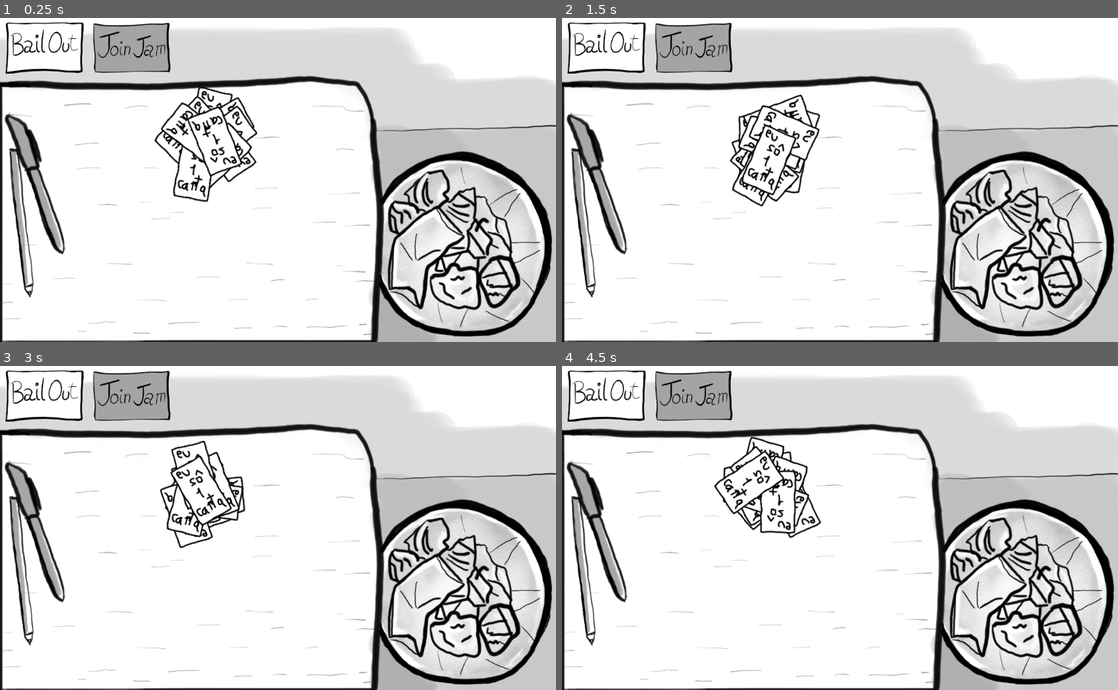
Above: before the commit, frames 1-4 (two rows, left to right).
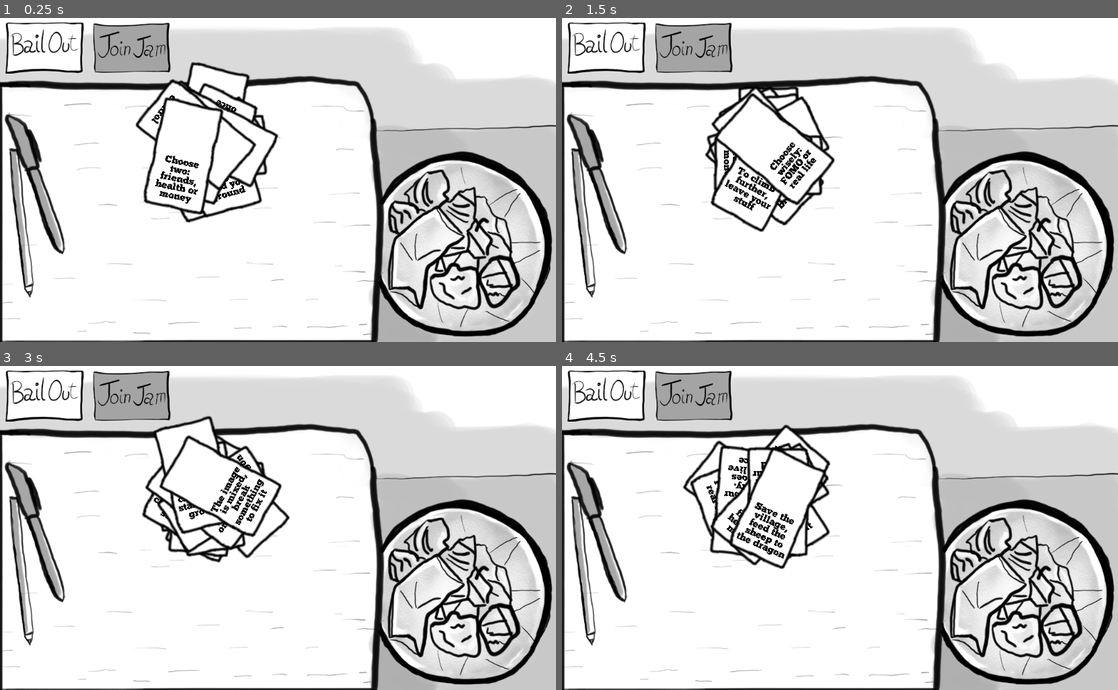
Above: after the commit, the same moments.

Repository: brocoli/ld43
Game: Godot game, scene res://scene/Main.tscn
Two runs of this game, one before a commit and one after it. Both use one fixed random seed, a clock stepped at 60 frames per second and the inputs below.
Inputs (mouse positions are in pixels of both pictures, inside the frame that each line leads up to):
- Up to frame 1 (0.25 s): no input
- Up to frame 2 (1.5 s): click (606, 47) at 0.5 s; click (1051, 47) at 1.25 s
- Up to frame 3 (3 s): click (44, 395) at 2 s; click (489, 395) at 2.75 s
- Up to frame 4 (4.5 s): click (606, 395) at 3.5 s; click (1051, 395) at 4.25 s

The runs differ from the first frame. In frame 1, 4.5% of the frame differs, in the area x 24-51%, y 13-64%; in frame 2, 4.0%; in frame 3, 4.3%; in frame 4, 4.3%.

Commit message:
Rudimentary card labels

Diff:
--- a/scene/Card.tscn
+++ b/scene/Card.tscn
@@ -1,14 +1,23 @@
-[gd_scene load_steps=4 format=2]
+[gd_scene load_steps=6 format=2]
 
 [ext_resource path="res://scene/Card.gd" type="Script" id=1]
 [ext_resource path="res://art/card.png" type="Texture" id=2]
+[ext_resource path="res://font/Chunkfive.otf" type="DynamicFontData" id=3]
 
 [sub_resource type="RectangleShape2D" id=1]
 
 custom_solver_bias = 0.0
 extents = Vector2( 31.8622, 57.2465 )
 
-[node name="Card" type="RigidBody2D" groups=[
+[sub_resource type="DynamicFont" id=2]
+
+size = 18
+use_mipmaps = false
+use_filter = false
+font_data = ExtResource( 3 )
+_sections_unfolded = [ "Extra Spacing", "Font", "Resource", "Settings" ]
+
+[node name="Card" type="RigidBody2D" index="0" groups=[
 "is_card",
 ]]
 
@@ -33,11 +42,42 @@
 script = ExtResource( 1 )
 _sections_unfolded = [ "Angular", "Applied Forces", "Collision", "Linear", "Material", "Pickable", "Transform", "Visibility", "Z Index" ]
 
-[node name="Sprite" type="Sprite" parent="." index="0"]
-
-texture = ExtResource( 2 )
-
-[node name="CollisionShape2D" type="CollisionShape2D" parent="." index="1"]
+[node name="CollisionShape2D" type="CollisionShape2D" parent="." index="0"]
 
 shape = SubResource( 1 )
 _sections_unfolded = [ "Material", "Transform", "Visibility", "Z Index" ]
+
+[node name="Sprite" type="Sprite" parent="." index="1"]
+
+texture = ExtResource( 2 )
+_sections_unfolded = [ "Material", "Offset", "Region", "Transform", "Visibility", "Z Index" ]
+
+[node name="IdeaLabel" type="Label" parent="." index="2"]
+
+modulate = Color( 0, 0, 0, 1 )
+self_modulate = Color( 0, 0, 0, 1 )
+anchor_left = 0.0
+anchor_top = 0.0
+anchor_right = 0.0
+anchor_bottom = 0.0
+margin_left = -49.0
+margin_right = 49.0
+margin_bottom = 90.0
+rect_pivot_offset = Vector2( 0, 0 )
+rect_clip_content = false
+mouse_filter = 2
+mouse_default_cursor_shape = 0
+size_flags_horizontal = 1
+size_flags_vertical = 4
+custom_fonts/font = SubResource( 2 )
+custom_constants/line_spacing = -3
+custom_constants/shadow_offset_y = 0
+custom_constants/shadow_as_outline = 0
+align = 1
+valign = 1
+autowrap = true
+clip_text = true
+percent_visible = 1.0
+lines_skipped = 0
+max_lines_visible = -1
+_sections_unfolded = [ "Anchor", "Focus", "Grow Direction", "Hint", "Margin", "Material", "Mouse", "Rect", "Theme", "Visibility", "custom_colors", "custom_constants", "custom_fonts", "custom_styles" ]
--- a/scene/CardHandler.gd
+++ b/scene/CardHandler.gd
@@ -6,21 +6,52 @@
 export (int) var amountBadCards
 export (float) var radius
 
+export (String) var targetTheme
+
 var focusedCard
 var draggableBody
 
 var amtGood
 var amtBad
 
+var sortedGameIdeas
+
 func _ready():
 	seed(OS.get_unix_time())
+
+	var gameIdeasFile = File.new()
+	gameIdeasFile.open("res://texts/gameIdeas.json", gameIdeasFile.READ)
+	var gameIdeasText = gameIdeasFile.get_as_text()
+	gameIdeasFile.close()
+
+	var gameIdeas = parse_json(gameIdeasText)
+	sortedGameIdeas = sort_game_ideas(gameIdeas)
+
 	spawn_cards()
 
+func sort_game_ideas(gameIdeas):
+	var sortedGood = []
+	var sortedBad = []
+
+	for theme in gameIdeas:
+		var ideas = gameIdeas[theme]
+		if theme == targetTheme:
+			for idea in ideas:
+				sortedGood.append(idea)
+		else:
+			for idea in ideas:
+				sortedBad.append(idea)
+
+	return {
+		"good": sortedGood,
+		"bad": sortedBad,
+	}
+
 func spawn_cards():
-	amtGood = amountGoodCards
-	amtBad = amountBadCards
+	amtGood = min(amountGoodCards, sortedGameIdeas["good"].size())
+	amtBad = min(amountBadCards, sortedGameIdeas["bad"].size())
 
-	for i in range(amountGoodCards + amountBadCards):
+	for i in range(amtGood + amtBad):
 		spawn_card(i)
 
 func spawn_card(i):
@@ -50,9 +81,21 @@
 	amtGood -= 1
 	card.add_to_group("is_good_card")
 
+	set_card_text(card, sortedGameIdeas["good"])
+
 func set_card_bad(card):
 	amtBad -= 1
 	card.add_to_group("is_bad_card")
+
+	set_card_text(card, sortedGameIdeas["bad"])
+
+func set_card_text(card, textsArray):
+	var textsArraySize = textsArray.size()
+	var randKey = floor(rand_range(0, textsArraySize))
+	var selectedText = textsArray[randKey]
+	textsArray.remove(randKey)
+
+	card.get_node("IdeaLabel").set_text(selectedText)
 
 func _unhandled_input(event):
 	if event is InputEventMouseButton and not event.pressed and focusedCard != null:
--- a/scene/CardHandler.tscn
+++ b/scene/CardHandler.tscn
@@ -11,9 +11,10 @@
 _sections_unfolded = [ "Material", "Transform", "Visibility", "Z Index" ]
 Card = ExtResource( 2 )
 TouchDragPhysics = ExtResource( 3 )
-amountGoodCards = null
-amountBadCards = null
+amountGoodCards = 3
+amountBadCards = 10
 radius = 50.0
+targetTheme = "Sacrifices must be made"
 
 [node name="Debug" type="Sprite" parent="." index="0"]
 
--- a/scene/Main.tscn
+++ b/scene/Main.tscn
@@ -12,7 +12,7 @@
 [ext_resource path="res://art/Buttons/botao_bailOuthoverP.png" type="Texture" id=10]
 [ext_resource path="res://scene/BailOut.gd" type="Script" id=11]
 
-[node name="Main" type="Node" index="0"]
+[node name="Main" type="Node"]
 
 _sections_unfolded = [ "Pause", "Z Index" ]
 
@@ -24,7 +24,6 @@
 
 [node name="Walls" type="StaticBody2D" parent="." index="1"]
 
-editor/display_folded = true
 input_pickable = false
 collision_layer = 1024
 collision_mask = 1
@@ -49,7 +48,8 @@
 z_index = 1
 _sections_unfolded = [ "Material", "Pause", "Transform", "Visibility", "Z Index" ]
 amountGoodCards = 10
-amountBadCards = 2
+amountBadCards = 3
+targetTheme = "Sacrifices must be made"
 
 [node name="CardPicker" parent="." index="4" instance=ExtResource( 4 )]
 
--- /dev/null
+++ b/texts/gameIdeas.json
@@ -0,0 +1,19 @@
+{
+    "Sacrifices must be made": [
+        "Save the village, feed the sheep to the dragon",
+        "To climb further, leave your stuff",
+        "Choose two: friends, health or money",
+        "Pick your party. Heroes only live once",
+        "Choose wisely: FOMO or real life",
+        "Choose to change or stand your ground",
+        "The image is mixed, break something to fix it"
+    ],
+    "Break the cycle": ["Challenge the status quo and break it"],
+    "Control the environment, not the player": ["Don't control yourself, change the scene"],
+    "Everything grows": ["Keep crops from growing out of control"],
+    "Making connections": ["Figure out the degrees of separation"],
+    "One item, many uses": ["One pen can change the world"],
+    "Darkness is your friend": ["Avoid the lights to reach the end safely"],
+    "Two connected worlds": ["Connect the worlds in an orderly manner"],
+    "It only changes when you aren't looking": ["Don't look closely, or you'll miss it!"],
+}
Binary file changed: art/card.png
Binary file added: font/Chunkfive.otf
Not shown, added: font/SIL Open Font License.txt
